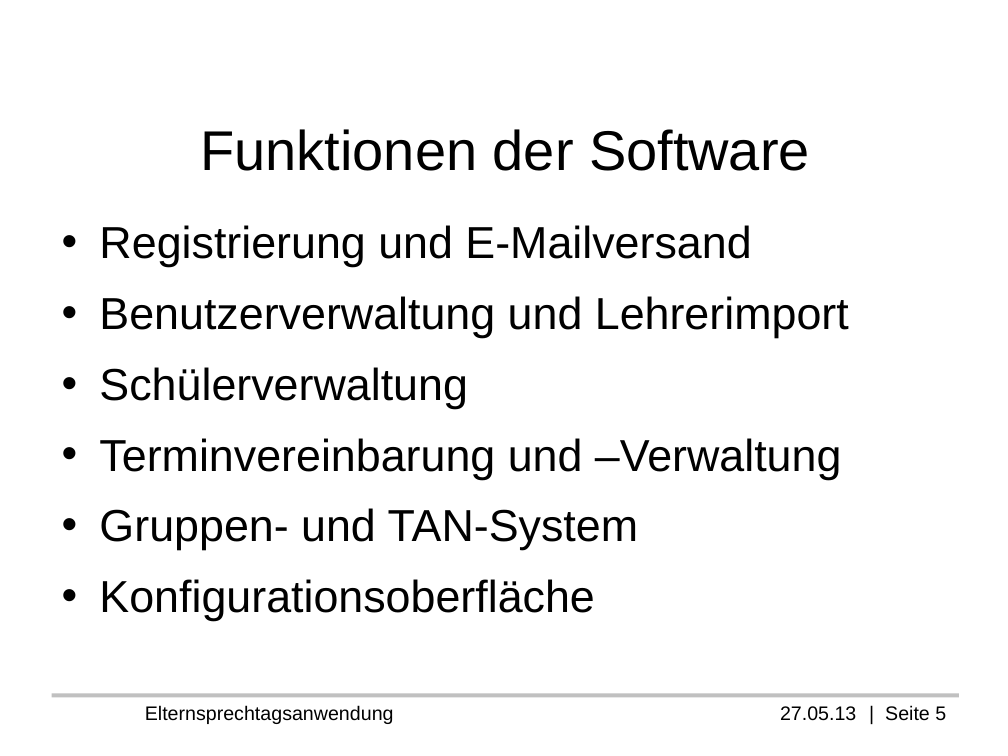
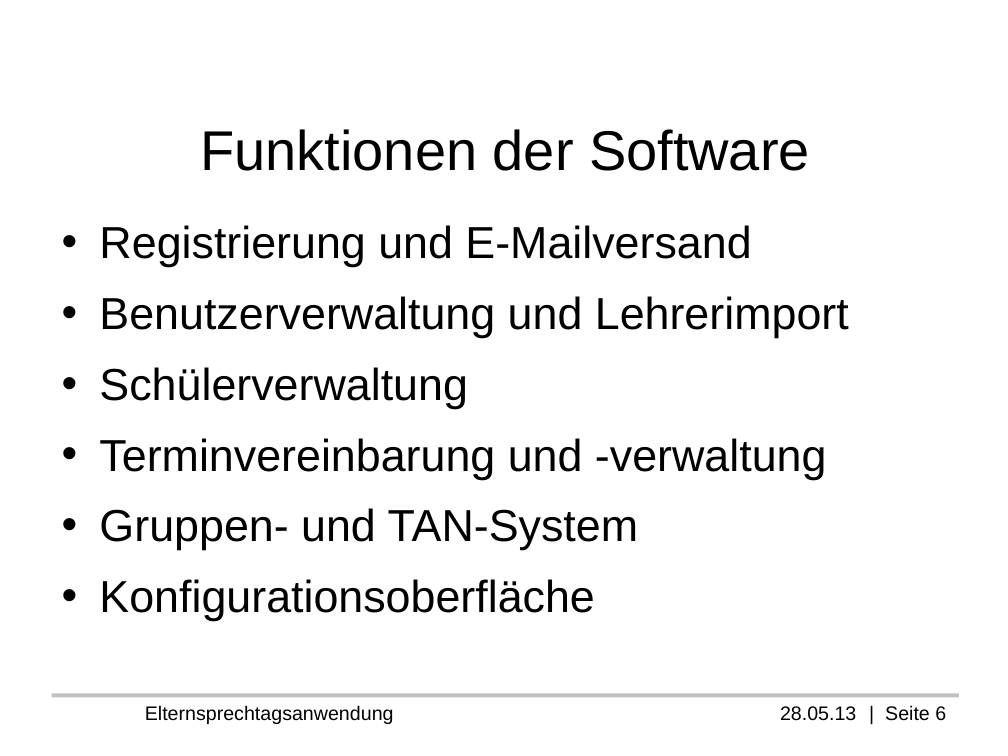
Before and after one commit to Professi/esta, a slide deck: slide 6 of docs/Praesentation/Elternsprechtagsanwendung(ESTA).odp (slide 5 before the commit). Drawn at 1008x756 pixels with LibreOffice and Linux fonts; fonts in the diff are those of the drawing; background and template pictures are left out. Boxes give left, top, right and bottom in pixels: in the first picture for what was removed or moved away, otherwise in the second. Text is boxed around its words. In the diff, an @@ line names an element or a change of style, - is before the commit and + after.

```diff
--- a/docs/Praesentation/Elternsprechtagsanwendung(ESTA).odp
+++ b/docs/Praesentation/Elternsprechtagsanwendung(ESTA).odp
@@ text at [99, 438, 827, 480]: text changed @@
-• Terminvereinbarung und –Verwaltung
+• Terminvereinbarung und -verwaltung
@@ text at [145, 705, 946, 724]: text changed @@
-Elternsprechtagsanwendung 27.05.13 | Seite 5
+Elternsprechtagsanwendung 28.05.13 | Seite 6
```
Also in this commit, not shown: 4 other slides changed, 2 slides removed, 8 other files.
